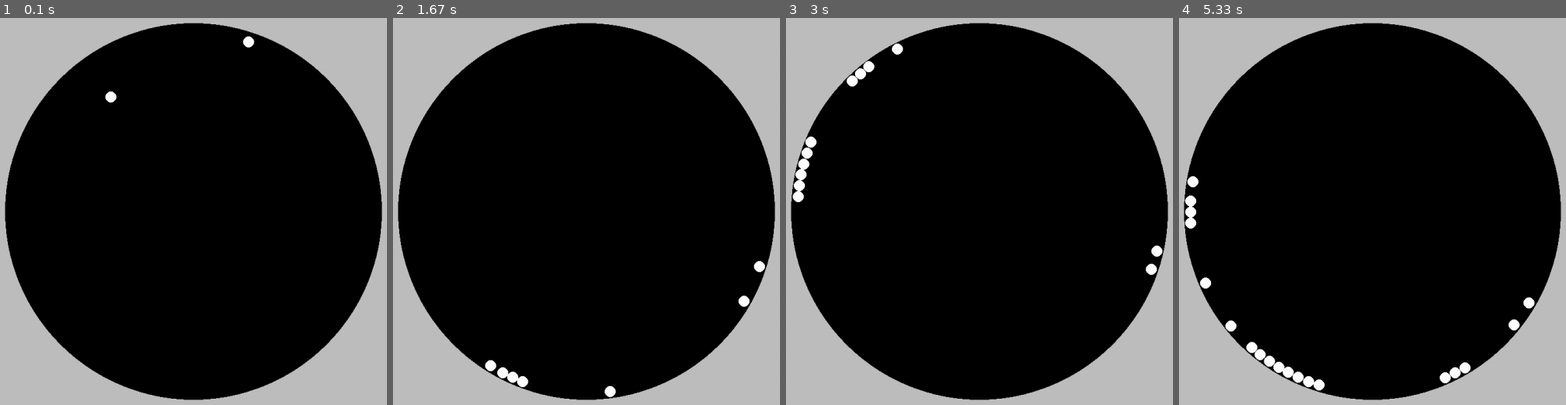
Above: before the commit, frames 1-4 (left to right).
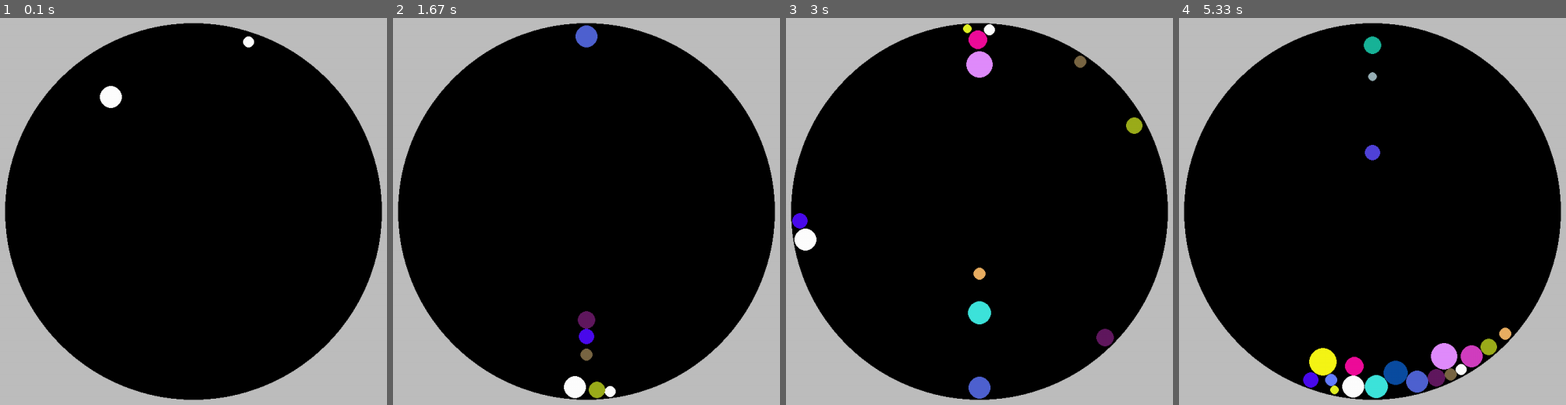
Above: after the commit, the same moments.

Repository: AidanMalana/pygame-physics-sim
Game: pygame game, started from main.py
The game is run twice, just before and just after one commit, with the same random seed, the same clock (stepped at 60 frames per second) and the same inputs.
Inputs:
- Up to frame 1 (0.1 s): no input
- Up to frame 2 (1.67 s): tap Space at 0.33, 0.73, 1.03, 1.23, 1.57 s
- Up to frame 3 (3 s): tap Space at 1.87, 2.07, 2.37, 2.63, 2.97 s
- Up to frame 4 (5.33 s): tap Space at 3.27, 3.4, 3.8, 4.1, 4.47, 4.87, 5.17 s

The runs differ from the first frame. In frame 1, 0.2% of the frame differs, in the area x 25-32%, y 17-24%; in frame 2, 1.5%; in frame 3, 3.0%; in frame 4, 4.6%, in the area x 1-92%, y 4-99%.

Commit message:
random colors and masses/radi

Diff:
--- a/main.py
+++ b/main.py
@@ -1,6 +1,9 @@
-import sys, pygame
+import pygame
 from pygame.math import Vector2
 from typing import List
+import random
+import math
+from math import sin
 
 pygame.init()
 
@@ -22,13 +25,14 @@
         self.accel = Vector2()
         self.accel.xy = 0, 0
         self.vel = vel
-        self.mass = mass
+        # The engine allows you to make your own mass, but right now it overrides it to make sense
+        self.mass = (radius ** 2) / 100
         self.radius = radius
         self.p_old = p_current - vel
         self.color = color
 
     def apply_force(self, sum_of_forces: Vector2):
-        self.a = sum_of_forces/self.mass
+        self.a = sum_of_forces
 
     def update_position(self, dt):
         self.vel = self.p_current - self.p_old
@@ -51,8 +55,10 @@
                 diff_v = Vector2(self.objects[i].p_current - self.objects[j].p_current)
                 dist = diff_v.length()
                 if dist < min_dist:
-                    self.objects[i].p_current -= 0.5 * diff_v.normalize() * (dist - min_dist)
-                    self.objects[j].p_current += 0.5 * diff_v.normalize() * (dist - min_dist)
+                    mass_ratio_i = self.objects[i].mass / (self.objects[i].mass + self.objects[j].mass)
+                    mass_ratio_j = self.objects[j].mass / (self.objects[i].mass + self.objects[j].mass)
+                    self.objects[i].p_current -= 0.5 * diff_v.normalize() * (dist - min_dist) * mass_ratio_j
+                    self.objects[j].p_current += 0.5 * diff_v.normalize() * (dist - min_dist) * mass_ratio_i
 
     def apply_constraints(self):
         for object in self.objects:
@@ -71,7 +77,7 @@
 
 solver = Solver()
 solver.add_object(VerletObject(Vector2(screen.width/2 + 100, 50), Vector2(0, 0), 1, 10, "white"))
-solver.add_object(VerletObject(Vector2(screen.width/2 - 150, 150), Vector2(0, 0), 1, 10, "white"))
+solver.add_object(VerletObject(Vector2(screen.width/2 - 150, 150), Vector2(0, 0), 2, 20, "white"))
 
 while running:
     for event in pygame.event.get():
@@ -79,7 +85,7 @@
             running = False
 
     if pygame.key.get_just_pressed()[pygame.K_SPACE]:
-        solver.add_object(VerletObject(Vector2(pygame.mouse.get_pos()[0], pygame.mouse.get_pos()[1]), Vector2(0, 0), 1, 10, "white"))
+        solver.add_object(VerletObject(Vector2(screen.width/2, 50), Vector2(0, 0), 1, random.randint(5, 25), pygame.Color(random.randint(0, 255), random.randint(0, 255), random.randint(0, 255))))
 
     solver.update(dt)
 
@@ -90,4 +96,5 @@
     pygame.display.flip()
     screen.fill("gray")
     dt = clock.tick(60) / 1000
+    print(1/dt)
 pygame.quit()
